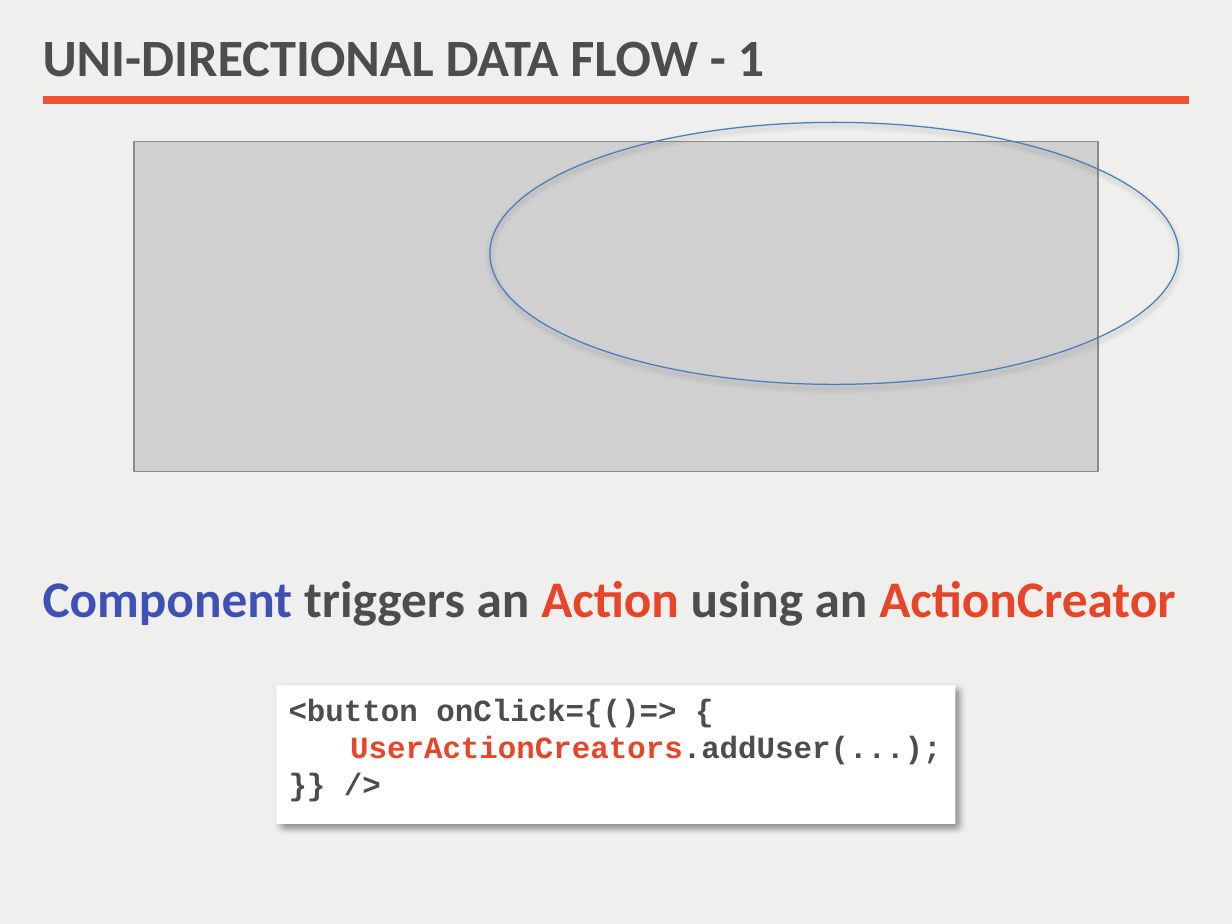
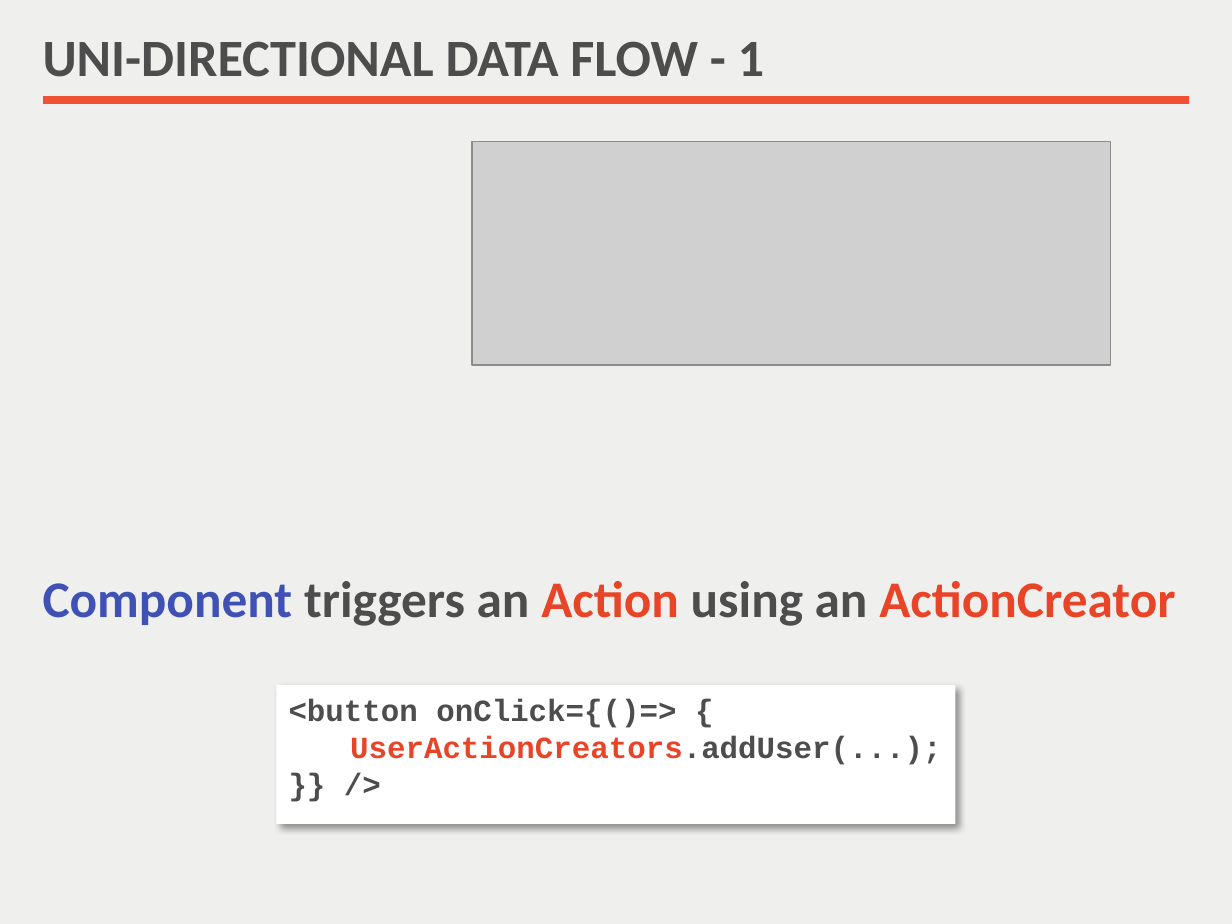
Before and after one commit to nilshartmann/react-meetup-flux, a slide deck: slide 9 of Flux Introduction.pptx. Drawn at 1232x924 pixels with LibreOffice and Linux fonts; fonts in the diff are those of the drawing; grey boxes stand for pictures. Boxes give left, top, right and bottom in pixels: in the first picture for what was removed or moved away, otherwise in the second. Text is boxed around its words. In the diff, an @@ line names an element or a change of style, - is before the commit and + after.

```diff
--- a/Flux Introduction.pptx
+++ b/Flux Introduction.pptx
@@ picture removed at <box>134,142,1099,472</box> @@
@@ picture added at <box>472,142,1111,365</box> @@
@@ ellipse removed at <box>490,122,1179,384</box> @@
```
Also in this commit, not shown: 6 other slides changed, 1 other file.
